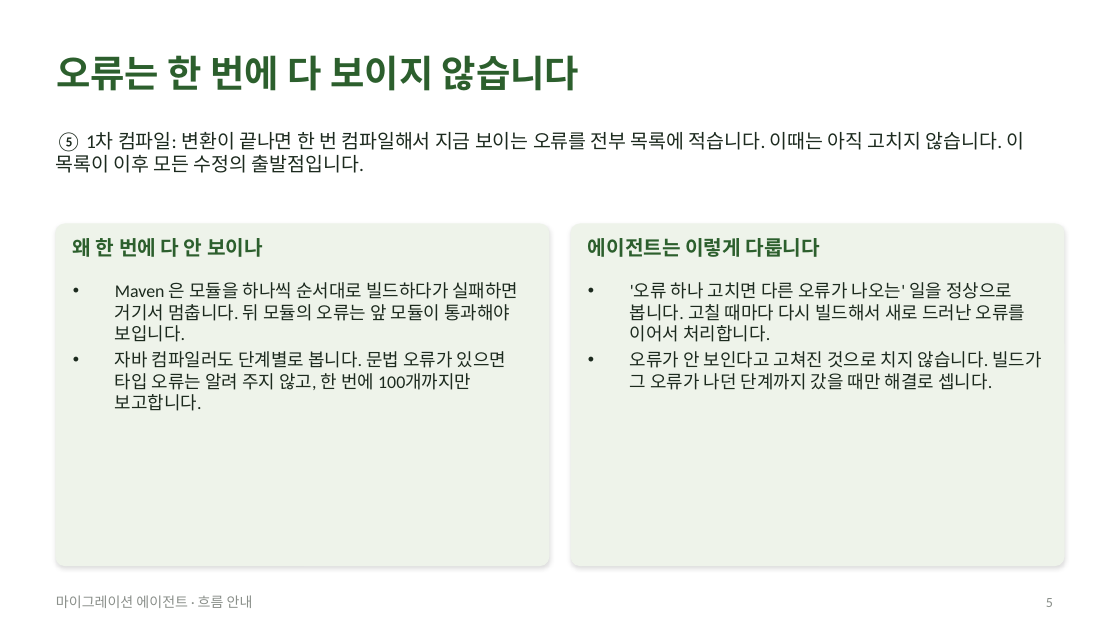
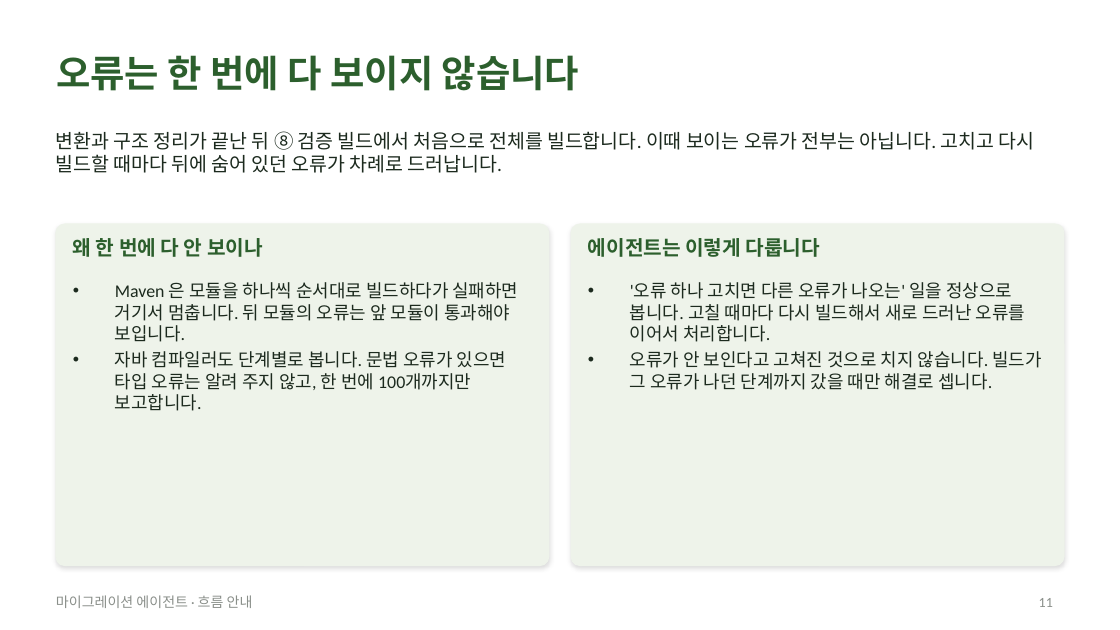
Before and after one commit to acandiatale/tutu, a slide deck: slide 11 of docs/migration-agent/migration-agent.pptx (slide 5 before the commit). Drawn at 1120x630 pixels with LibreOffice and Linux fonts; fonts in the diff are those of the drawing. Boxes give left, top, right and bottom in pixels: in the first picture for what was removed or moved away, otherwise in the second. Text is boxed around its words. In the diff, an @@ line names an element or a change of style, - is before the commit and + after.

```diff
--- a/docs/migration-agent/migration-agent.pptx
+++ b/docs/migration-agent/migration-agent.pptx
@@ text at [56, 131, 1035, 173]: text changed @@
-⑤ 1차 컴파일: 변환이 끝나면 한 번 컴파일해서 지금 보이는 오류를 전부 목록에 적습니다. 이때는 아직 고치지 않습니다. 이 목록이 이후 모든 수정의 출발점입니다.
+변환과 구조 정리가 끝난 뒤 ⑧ 검증 빌드에서 처음으로 전체를 빌드합니다. 이때 보이는 오류가 전부는 아닙니다. 고치고 다시 빌드할 때마다 뒤에 숨어 있던 오류가 차례로 드러납니다.
@@ page number at [1039, 598, 1053, 607]: text changed @@
-5
+11
```
Also in this commit, not shown: 5 other slides changed, 9 slides added, 3 slides removed, 11 other files.
